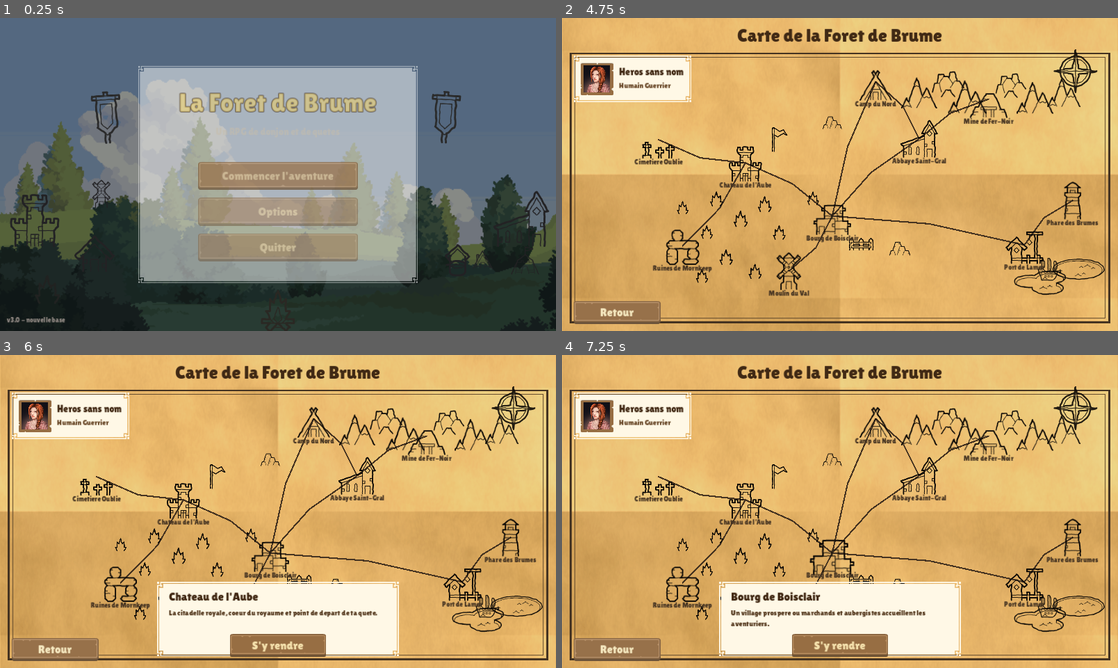
Above: before the commit, frames 1-4 (two rows, left to right).
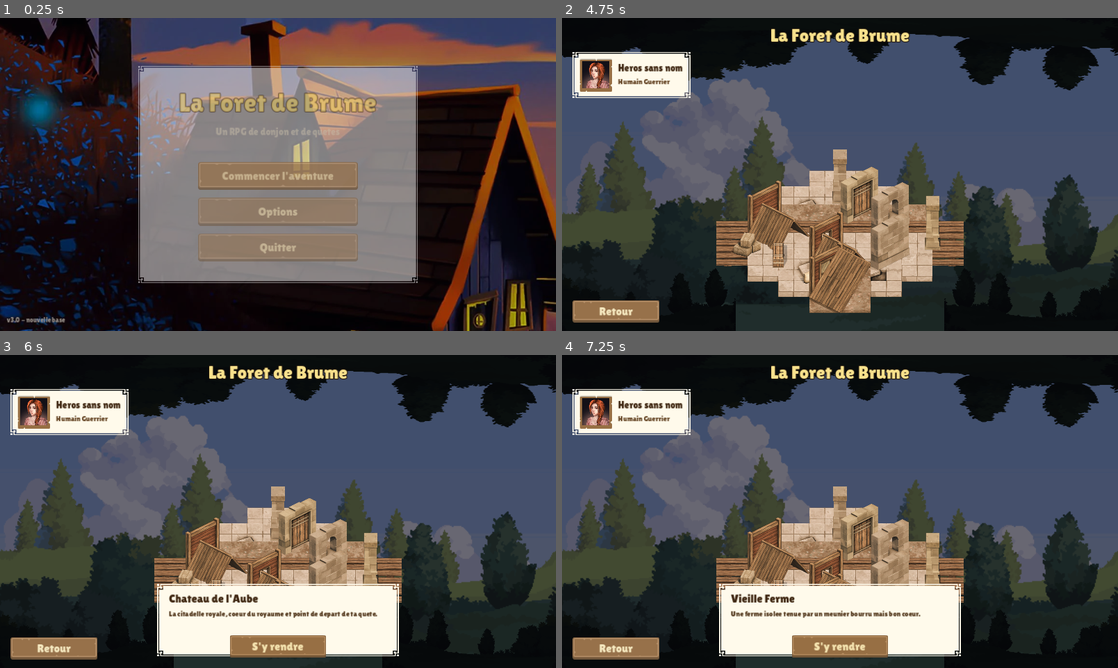
Above: after the commit, the same moments.

Repository: libertysand1982-png/Sand
Game: Godot game, scene res://scenes/MainMenu.tscn
Two runs of this game, one before a commit and one after it. Both use one fixed random seed, a clock stepped at 60 frames per second and the inputs below.
Inputs (mouse positions are in pixels of both pictures, inside the frame that each line leads up to):
- Up to frame 1 (0.25 s): no input
- Up to frame 2 (4.75 s): click "Commencer l'aventure" at 0.5 s; click (667, 215) at 1.27 s; type "Alex" at 1.35 s; click "Retour" at 2 s; click "Commencer l'aventure" at 2.75 s; click "Commencer l'aventure" at 3.5 s; click (595, 130) at 4.25 s
- Up to frame 3 (6 s): click (183, 498) at 5.02 s; click (311, 480) at 5.77 s
- Up to frame 4 (7.25 s): click (834, 552) at 6.52 s

The runs differ from the first frame. In frame 1, 83% of the frame differs, in the area x 0-100%, y 0-100%; in frame 2, 97%; in frame 3, 89%; in frame 4, 89%.

Commit message:
Carte isometrique medievale + image Fp1orq en fond du menu
Menu
- Fond d'accueil remplace par l'image Fp1orq (cabane en foret au crepuscule)
- Decor village masque pour ne pas surcharger l'image peinte ; vignette adoucie

Carte du monde (refonte complete, style RTS isometrique)
- Abandonne le style encre/parchemin au profit d'un diorama isometrique Kenney
- Sol pave en losange (stone/dirt/planks) + batiments empiles (chateau, tour,
  maisons, echoppe, ferme, entrepot) tries par profondeur
- Fond foret craftpix avec canopee d'arbres qui surplombe (couches nature_4)
  et arbres lateraux, ambiance crepusculaire
- 6 lieux cliquables : surelevation + son au survol, panneau d'info au clic
- Parametres isometriques (echelle, losange, origine) ajustables en tete de script

Co-Authored-By: Claude Opus 4.8 <noreply@anthropic.com>
Claude-Session: https://claude.ai/code/session_01TLGVXnnqbKy8wnyLpkQH7c

Diff:
--- a/foret_de_brume/scenes/MainMenu.tscn
+++ b/foret_de_brume/scenes/MainMenu.tscn
@@ -1,7 +1,7 @@
 [gd_scene load_steps=16 format=3 uid="uid://foretmenu01"]
 
 [ext_resource type="Script" path="res://scripts/MainMenu.gd" id="1_menu"]
-[ext_resource type="Texture2D" path="res://assets/bg/nature_forest.png" id="2_bricks"]
+[ext_resource type="Texture2D" path="res://assets/bg/accueil.webp" id="2_bricks"]
 [ext_resource type="Texture2D" path="res://assets/ui/panel.png" id="3_panel"]
 [ext_resource type="FontFile" path="res://assets/fonts/lilita_one_regular.ttf" id="4_font"]
 [ext_resource type="Texture2D" path="res://assets/decor/castle.png" id="5_castle"]
@@ -29,16 +29,17 @@
 anchor_bottom = 1.0
 texture = ExtResource("2_bricks")
 stretch_mode = 0
-modulate = Color(0.82, 0.82, 0.9, 1)
+modulate = Color(1, 1, 1, 1)
 
 [node name="Vignette" type="ColorRect" parent="."]
 layout_mode = 1
 anchors_preset = 15
 anchor_right = 1.0
 anchor_bottom = 1.0
-color = Color(0.04, 0.03, 0.08, 0.32)
+color = Color(0.03, 0.02, 0.06, 0.22)
 
 [node name="Decor" type="Control" parent="."]
+visible = false
 layout_mode = 1
 anchors_preset = 15
 anchor_right = 1.0
--- a/foret_de_brume/scenes/WorldMap.tscn
+++ b/foret_de_brume/scenes/WorldMap.tscn
@@ -1,10 +1,10 @@
 [gd_scene load_steps=7 format=3 uid="uid://foretworldmap01"]
 
 [ext_resource type="Script" path="res://scripts/WorldMap.gd" id="1_map"]
-[ext_resource type="Texture2D" path="res://assets/bg/parchmentBasic.png" id="2_parch"]
-[ext_resource type="Texture2D" path="res://assets/ui/panel.png" id="3_panel"]
-[ext_resource type="Texture2D" path="res://assets/ui/panelInset_brown.png" id="4_inset"]
-[ext_resource type="Texture2D" path="res://assets/map/compass.png" id="5_compass"]
+[ext_resource type="Texture2D" path="res://assets/bg/nature_forest.png" id="2_forest"]
+[ext_resource type="Texture2D" path="res://assets/bg/trees_front.png" id="3_trees"]
+[ext_resource type="Texture2D" path="res://assets/ui/panel.png" id="4_panel"]
+[ext_resource type="Texture2D" path="res://assets/ui/panelInset_brown.png" id="5_inset"]
 [ext_resource type="FontFile" path="res://assets/fonts/lilita_one_regular.ttf" id="6_font"]
 
 [node name="WorldMap" type="Control"]
@@ -19,54 +19,84 @@
 anchors_preset = 15
 anchor_right = 1.0
 anchor_bottom = 1.0
-texture = ExtResource("2_parch")
+texture = ExtResource("2_forest")
 stretch_mode = 0
-modulate = Color(0.93, 0.85, 0.66, 1)
+modulate = Color(0.6, 0.58, 0.72, 1)
 
-[node name="Calligraphie" type="Node2D" parent="."]
+[node name="CanopeeHaut" type="TextureRect" parent="."]
+layout_mode = 1
+anchor_right = 1.0
+offset_bottom = 300.0
+texture = ExtResource("3_trees")
+expand_mode = 1
+stretch_mode = 0
+flip_v = true
+modulate = Color(0.13, 0.16, 0.14, 1)
 
-[node name="Decor" type="Control" parent="."]
+[node name="TreesGauche" type="TextureRect" parent="."]
+layout_mode = 1
+anchor_top = 1.0
+anchor_bottom = 1.0
+offset_left = -120.0
+offset_top = -260.0
+offset_right = 360.0
+texture = ExtResource("3_trees")
+expand_mode = 1
+stretch_mode = 0
+modulate = Color(0.1, 0.13, 0.11, 1)
+
+[node name="TreesDroite" type="TextureRect" parent="."]
+layout_mode = 1
+anchor_left = 1.0
+anchor_top = 1.0
+anchor_right = 1.0
+anchor_bottom = 1.0
+offset_left = -360.0
+offset_top = -260.0
+offset_right = 120.0
+texture = ExtResource("3_trees")
+expand_mode = 1
+stretch_mode = 0
+flip_h = true
+modulate = Color(0.1, 0.13, 0.11, 1)
+
+[node name="Voile" type="ColorRect" parent="."]
+layout_mode = 1
+anchors_preset = 15
+anchor_right = 1.0
+anchor_bottom = 1.0
+mouse_filter = 2
+color = Color(0.04, 0.03, 0.09, 0.28)
+
+[node name="IsoMonde" type="Node2D" parent="."]
+
+[node name="Hotspots" type="Control" parent="."]
 layout_mode = 1
 anchors_preset = 15
 anchor_right = 1.0
 anchor_bottom = 1.0
 mouse_filter = 2
 
-[node name="Lieux" type="Control" parent="."]
-layout_mode = 1
-anchors_preset = 15
-anchor_right = 1.0
-anchor_bottom = 1.0
-mouse_filter = 2
-
-[node name="Boussole" type="TextureRect" parent="."]
-modulate = Color(0.27, 0.2, 0.13, 0.9)
-offset_left = 1014.0
-offset_top = 60.0
-offset_right = 1114.0
-offset_bottom = 160.0
-texture = ExtResource("5_compass")
-expand_mode = 1
-stretch_mode = 5
-
 [node name="Titre" type="Label" parent="."]
 layout_mode = 1
 anchor_right = 1.0
 offset_top = 14.0
-offset_bottom = 64.0
-theme_override_colors/font_color = Color(0.25, 0.16, 0.08, 1)
+offset_bottom = 62.0
+theme_override_colors/font_color = Color(0.97, 0.88, 0.55, 1)
+theme_override_colors/font_outline_color = Color(0.1, 0.06, 0.03, 1)
+theme_override_constants/outline_size = 6
 theme_override_fonts/font = ExtResource("6_font")
 theme_override_font_sizes/font_size = 38
-text = "Carte de la Foret de Brume"
+text = "La Foret de Brume"
 horizontal_alignment = 1
 
 [node name="PanneauHeros" type="NinePatchRect" parent="."]
-modulate = Color(1, 0.97, 0.9, 1)
-offset_left = 24.0
-offset_top = 78.0
-offset_right = 268.0
-offset_bottom = 174.0
-texture = ExtResource("3_panel")
+modulate = Color(1, 0.98, 0.92, 1)
+offset_left = 22.0
+offset_top = 70.0
+offset_right = 266.0
+offset_bottom = 166.0
+texture = ExtResource("4_panel")
 patch_margin_left = 16
 patch_margin_top = 16
 patch_margin_right = 16
@@ -116,12 +146,12 @@
 
 [node name="PanneauInfo" type="NinePatchRect" parent="."]
 visible = false
-modulate = Color(1, 0.97, 0.9, 1)
+modulate = Color(1, 0.98, 0.92, 1)
 offset_left = 326.0
-offset_top = 470.0
+offset_top = 474.0
 offset_right = 826.0
 offset_bottom = 624.0
-texture = ExtResource("3_panel")
+texture = ExtResource("4_panel")
 patch_margin_left = 16
 patch_margin_top = 16
 patch_margin_right = 16
@@ -139,9 +169,9 @@
 
 [node name="Desc" type="Label" parent="PanneauInfo"]
 offset_left = 24.0
-offset_top = 54.0
+offset_top = 52.0
 offset_right = 476.0
-offset_bottom = 110.0
+offset_bottom = 108.0
 theme_override_colors/font_color = Color(0.32, 0.22, 0.12, 1)
 theme_override_font_sizes/font_size = 15
 text = "Description"
@@ -150,15 +180,15 @@
 [node name="BtnVoyager" type="Button" parent="PanneauInfo"]
 custom_minimum_size = Vector2(200, 40)
 offset_left = 150.0
-offset_top = 108.0
+offset_top = 106.0
 offset_right = 350.0
-offset_bottom = 148.0
+offset_bottom = 146.0
 text = "S'y rendre"
 
 [node name="BtnRetour" type="Button" parent="."]
 custom_minimum_size = Vector2(180, 46)
-offset_left = 24.0
-offset_top = 586.0
-offset_right = 204.0
-offset_bottom = 632.0
+offset_left = 22.0
+offset_top = 584.0
+offset_right = 202.0
+offset_bottom = 630.0
 text = "Retour"
--- a/foret_de_brume/scripts/WorldMap.gd
+++ b/foret_de_brume/scripts/WorldMap.gd
@@ -1,86 +1,59 @@
 extends Control
-## Carte du monde "La Foret de Brume" facon carte au tresor a l'encre.
-## Genere les lieux interactifs, les routes, le decor et la bordure.
+## Carte du monde "La Foret de Brume" en diorama isometrique medieval.
+## Sol pave en losange + batiments Kenney empiles, dans une clairiere de foret.
 
-const ENCRE := Color(0.27, 0.2, 0.13)
-const ENCRE_PALE := Color(0.4, 0.3, 0.18)
+# --- Parametres isometriques (ajustables) ---
+const SCALE := 0.5
+const ISO_W := 64.0           # demi-largeur du losange
+const ISO_H := 32.0           # demi-hauteur du losange
+const ORIGINE := Vector2(576, 250)
+const ANCRE_Y := 40.0         # decalage vertical global
 
-# Lieux interactifs : nom, icone, position (centre), description.
+const TEINTE_SOL := Color(0.94, 0.92, 0.96)
+const TEINTE_PIERRE := Color(0.96, 0.95, 1.0)
+
+# Lieux interactifs : nom, cellule, recette (bas -> haut), description.
 const LIEUX := [
-	{"nom": "Chateau de l'Aube", "icone": "castle", "pos": Vector2(380, 300),
+	{"nom": "Chateau de l'Aube", "cell": Vector2(1, 0), "recette": ["stoneWallGateClosed_E"],
 		"desc": "La citadelle royale, coeur du royaume et point de depart de ta quete."},
-	{"nom": "Bourg de Boisclair", "icone": "houses", "pos": Vector2(560, 410),
+	{"nom": "Tour de Guet", "cell": Vector2(3, 0), "recette": ["stoneColumn_E"],
+		"desc": "Une haute tour de pierre d'ou les sentinelles scrutent l'horizon brumeux."},
+	{"nom": "Bourg de Boisclair", "cell": Vector2(0, 2), "recette": ["woodWall_E", "roofSingle_E"],
 		"desc": "Un village prospere ou marchands et aubergistes accueillent les aventuriers."},
-	{"nom": "Abbaye Saint-Gral", "icone": "church", "pos": Vector2(740, 250),
-		"desc": "Un monastere ancien dont les moines veillent sur d'antiques reliques."},
-	{"nom": "Mine de Fer-Noir", "icone": "mine", "pos": Vector2(884, 168),
-		"desc": "Des galeries profondes creusees dans la montagne. On y murmure des dangers."},
-	{"nom": "Ruines de Mornkeep", "icone": "runis", "pos": Vector2(250, 472),
-		"desc": "Les vestiges hantes d'une forteresse oubliee. Un donjon pour les plus braves."},
-	{"nom": "Port de Lamer", "icone": "dock", "pos": Vector2(958, 470),
-		"desc": "Un port anime d'ou partent les navires vers des terres lointaines."},
-	{"nom": "Phare des Brumes", "icone": "lighthouse", "pos": Vector2(1058, 378),
-		"desc": "Sa lumiere perce le brouillard et guide les marins egares."},
-	{"nom": "Cimetiere Oublie", "icone": "graveyard", "pos": Vector2(200, 252),
-		"desc": "Un champ de pierres tombales ou les morts ne reposent pas toujours en paix."},
-	{"nom": "Moulin du Val", "icone": "mill", "pos": Vector2(470, 524),
-		"desc": "Un vieux moulin a vent au bord de la riviere, refuge d'un meunier bourru."},
-	{"nom": "Camp du Nord", "icone": "houseViking", "pos": Vector2(650, 132),
-		"desc": "Un campement de farouches guerriers du nord, allies incertains."},
+	{"nom": "Echoppe du Marchand", "cell": Vector2(2, 2), "recette": ["woodWallWindow_E", "roofSingle_E"],
+		"desc": "On y troque armes, potions et babioles venues des quatre coins du monde."},
+	{"nom": "Vieille Ferme", "cell": Vector2(3, 3), "recette": ["woodWallDoorClosed_E", "roof_E"],
+		"desc": "Une ferme isolee tenue par un meunier bourru mais bon coeur."},
+	{"nom": "Entrepot du Val", "cell": Vector2(1, 3), "recette": ["chestClosed_E"],
+		"desc": "Un depot rempli de vivres et de coffres... dont certains bien gardes."},
 ]
 
-# Routes reliant les lieux (par index).
-const ROUTES := [
-	[0, 1], [1, 2], [2, 3], [0, 4], [1, 8], [1, 5], [5, 6], [0, 7], [1, 9], [9, 2],
+# Decor isometrique non interactif : piece, cellule.
+const DECOR := [
+	{"piece": "stoneColumn_E", "cell": Vector2(0, 0)},
+	{"piece": "stoneWallWindow_E", "cell": Vector2(2, 0)},
+	{"piece": "stoneWall_E", "cell": Vector2(3, 1)},
+	{"piece": "hayBales_E", "cell": Vector2(0, 3)},
+	{"piece": "sack_E", "cell": Vector2(2, 3)},
 ]
 
-# Decor non interactif : icone, position, taille.
-const DECOR := [
-	# Chaine de montagnes au nord
-	{"i": "rocksMountain", "p": Vector2(740, 150), "t": 82},
-	{"i": "rocksTall", "p": Vector2(800, 135), "t": 74},
-	{"i": "rocksMountain", "p": Vector2(840, 158), "t": 88},
-	{"i": "rocksTall", "p": Vector2(930, 138), "t": 70},
-	{"i": "rocksMountain", "p": Vector2(980, 160), "t": 84},
-	{"i": "rocksMountain", "p": Vector2(1040, 150), "t": 76},
-	# La grande foret de Brume (centre-ouest)
-	{"i": "bush", "p": Vector2(320, 360), "t": 66},
-	{"i": "bush", "p": Vector2(370, 400), "t": 72},
-	{"i": "bush", "p": Vector2(300, 430), "t": 60},
-	{"i": "bush", "p": Vector2(420, 370), "t": 70},
-	{"i": "bush", "p": Vector2(450, 430), "t": 64},
-	{"i": "bush", "p": Vector2(340, 480), "t": 68},
-	{"i": "bush", "p": Vector2(290, 520), "t": 62},
-	{"i": "bush", "p": Vector2(400, 510), "t": 66},
-	{"i": "bush", "p": Vector2(520, 360), "t": 60},
-	{"i": "bush", "p": Vector2(250, 380), "t": 58},
-	# Lac et navire a l'est
-	{"i": "lake", "p": Vector2(990, 548), "t": 132},
-	{"i": "lakeRound", "p": Vector2(1070, 520), "t": 110},
-	{"i": "ship", "p": Vector2(1010, 520), "t": 52},
-	# Details
-	{"i": "flag", "p": Vector2(440, 250), "t": 60},
-	{"i": "fence", "p": Vector2(620, 452), "t": 64},
-	{"i": "rocks", "p": Vector2(700, 470), "t": 48},
-	{"i": "rocks", "p": Vector2(560, 210), "t": 44},
-]
-
-var _calligraphie: Node2D
 var _lieu_courant := -1
+var _sprites_lieu := {}
 
 
 func _ready() -> void:
-	_calligraphie = $Calligraphie
-
 	_remplir_panneau_heros()
-	_dessiner_bordure_et_routes()
-	_construire_decor()
-	_construire_lieux()
+	_construire_sol()
+	_construire_batiments()
 
 	$BtnRetour.pressed.connect(_on_retour)
 	$BtnRetour.mouse_entered.connect(Audio.play_hover)
 	$PanneauInfo/BtnVoyager.pressed.connect(_on_voyager)
 	$PanneauInfo/BtnVoyager.mouse_entered.connect(Audio.play_hover)
+
+
+func iso(cell: Vector2) -> Vector2:
+	return ORIGINE + Vector2((cell.x - cell.y) * ISO_W, (cell.x + cell.y) * ISO_H + ANCRE_Y)
 
 
 # --- Panneau du heros ------------------------------------------------------
@@ -92,114 +65,86 @@
 	$PanneauHeros/Classe.text = "%s %s" % [CharacterData.race_nom, CharacterData.classe_nom]
 
 
-# --- Bordure + routes (Line2D) ---------------------------------------------
+# --- Construction de la scene ----------------------------------------------
 
-func _dessiner_bordure_et_routes() -> void:
-	# Double bordure encrée.
-	_cadre(Vector2(18, 74), Vector2(1134, 630), 3.0, ENCRE)
-	_cadre(Vector2(26, 82), Vector2(1126, 622), 1.5, ENCRE_PALE)
-
-	# Routes ondulees entre les lieux.
-	for r in ROUTES:
-		var a: Vector2 = LIEUX[r[0]]["pos"]
-		var b: Vector2 = LIEUX[r[1]]["pos"]
-		_route(a, b)
+func _piece(nom: String, cell: Vector2, teinte: Color) -> Sprite2D:
+	var s := Sprite2D.new()
+	s.texture = load("res://assets/iso/%s.png" % nom)
+	s.scale = Vector2(SCALE, SCALE)
+	s.position = iso(cell)
+	s.modulate = teinte
+	s.set_meta("base_y", s.position.y)
+	$IsoMonde.add_child(s)
+	return s
 
 
-func _cadre(haut_gauche: Vector2, bas_droite: Vector2, largeur: float, couleur: Color) -> void:
-	var l := Line2D.new()
-	l.width = largeur
-	l.default_color = couleur
-	l.closed = true
-	l.points = PackedVector2Array([
-		haut_gauche,
-		Vector2(bas_droite.x, haut_gauche.y),
-		bas_droite,
-		Vector2(haut_gauche.x, bas_droite.y),
-	])
-	_calligraphie.add_child(l)
+func _construire_sol() -> void:
+	var tuiles := ["stone_E", "stoneTile_E", "dirt_E", "planks_E"]
+	var cells := []
+	for c in range(4):
+		for r in range(4):
+			cells.append(Vector2(c, r))
+	cells.sort_custom(func(a, b): return (a.x + a.y) < (b.x + b.y))
+	for cell in cells:
+		var nom: String = tuiles[(int(cell.x) + int(cell.y)) % tuiles.size()]
+		_piece(nom, cell, TEINTE_SOL)
 
 
-func _route(a: Vector2, b: Vector2) -> void:
-	var l := Line2D.new()
-	l.width = 3.0
-	l.default_color = ENCRE
-	l.begin_cap_mode = Line2D.LINE_CAP_ROUND
-	l.end_cap_mode = Line2D.LINE_CAP_ROUND
-	l.joint_mode = Line2D.LINE_JOINT_ROUND
-	# Trois points avec une legere ondulation perpendiculaire (effet trace a la main).
-	var milieu := (a + b) * 0.5
-	var perp := (b - a).orthogonal().normalized()
-	var ondu := 14.0 * (1.0 if int(a.x + b.y) % 2 == 0 else -1.0)
-	l.points = PackedVector2Array([a, milieu + perp * ondu, b])
-	_calligraphie.add_child(l)
+func _construire_batiments() -> void:
+	# Decor + batiments tries par profondeur (arriere -> avant).
+	var entrees := []
+	for d in DECOR:
+		entrees.append({"depth": d["cell"].x + d["cell"].y, "kind": "decor", "data": d})
+	for i in LIEUX.size():
+		var l: Dictionary = LIEUX[i]
+		entrees.append({"depth": l["cell"].x + l["cell"].y, "kind": "lieu", "idx": i, "data": l})
+	entrees.sort_custom(func(a, b): return a["depth"] < b["depth"])
+
+	for e in entrees:
+		if e["kind"] == "decor":
+			_piece(e["data"]["piece"], e["data"]["cell"], TEINTE_PIERRE)
+		else:
+			var l: Dictionary = e["data"]
+			var sprites := []
+			for p in l["recette"]:
+				sprites.append(_piece(p, l["cell"], Color(1, 1, 1)))
+			_sprites_lieu[e["idx"]] = sprites
+			_creer_hotspot(e["idx"], l["cell"])
 
 
-# --- Decor -----------------------------------------------------------------
-
-func _construire_decor() -> void:
-	for d in DECOR:
-		var t := TextureRect.new()
-		t.texture = load("res://assets/map/%s.png" % d["i"])
-		t.expand_mode = TextureRect.EXPAND_IGNORE_SIZE
-		t.stretch_mode = TextureRect.STRETCH_KEEP_ASPECT_CENTERED
-		var taille: float = d["t"]
-		t.size = Vector2(taille, taille)
-		t.position = d["p"] - Vector2(taille, taille) * 0.5
-		t.modulate = ENCRE
-		t.mouse_filter = Control.MOUSE_FILTER_IGNORE
-		$Decor.add_child(t)
+func _creer_hotspot(idx: int, cell: Vector2) -> void:
+	var p := iso(cell)
+	var b := Button.new()
+	b.flat = true
+	b.focus_mode = Control.FOCUS_NONE
+	b.custom_minimum_size = Vector2(120, 170)
+	b.size = Vector2(120, 170)
+	b.position = p + Vector2(-60, -150)
+	b.mouse_entered.connect(_survol.bind(idx, true))
+	b.mouse_exited.connect(_survol.bind(idx, false))
+	b.pressed.connect(_selectionner.bind(idx))
+	$Hotspots.add_child(b)
 
 
-# --- Lieux interactifs -----------------------------------------------------
+# --- Interactions ----------------------------------------------------------
 
-func _construire_lieux() -> void:
-	for i in LIEUX.size():
-		var lieu: Dictionary = LIEUX[i]
-		var taille := 86.0
-
-		var bouton := TextureButton.new()
-		bouton.texture_normal = load("res://assets/map/%s.png" % lieu["icone"])
-		bouton.ignore_texture_size = true
-		bouton.stretch_mode = TextureButton.STRETCH_KEEP_ASPECT_CENTERED
-		bouton.custom_minimum_size = Vector2(taille, taille)
-		bouton.size = Vector2(taille, taille)
-		bouton.position = lieu["pos"] - Vector2(taille, taille) * 0.5
-		bouton.modulate = ENCRE
-		bouton.pivot_offset = Vector2(taille, taille) * 0.5
-		bouton.mouse_entered.connect(_survol_lieu.bind(bouton, true))
-		bouton.mouse_exited.connect(_survol_lieu.bind(bouton, false))
-		bouton.pressed.connect(_selectionner_lieu.bind(i))
-		$Lieux.add_child(bouton)
-
-		var etiquette := Label.new()
-		etiquette.text = lieu["nom"]
-		etiquette.add_theme_font_size_override("font_size", 14)
-		etiquette.add_theme_color_override("font_color", ENCRE)
-		etiquette.horizontal_alignment = HORIZONTAL_ALIGNMENT_CENTER
-		etiquette.size = Vector2(200, 22)
-		etiquette.position = lieu["pos"] + Vector2(-100, taille * 0.5 - 6)
-		etiquette.mouse_filter = Control.MOUSE_FILTER_IGNORE
-		$Lieux.add_child(etiquette)
+func _survol(idx: int, entre: bool) -> void:
+	if entre:
+		Audio.play_hover()
+	var dy := -12.0 if entre else 0.0
+	for s in _sprites_lieu[idx]:
+		var base: float = s.get_meta("base_y")
+		var tw := create_tween()
+		tw.tween_property(s, "position:y", base + dy, 0.12).set_trans(Tween.TRANS_BACK)
 
 
-func _survol_lieu(bouton: TextureButton, entre: bool) -> void:
-	if entre:
-		Audio.play_hover()
-	var cible := Vector2(1.18, 1.18) if entre else Vector2.ONE
-	var tw := create_tween()
-	tw.tween_property(bouton, "scale", cible, 0.12).set_trans(Tween.TRANS_BACK)
-
-
-func _selectionner_lieu(index: int) -> void:
+func _selectionner(idx: int) -> void:
 	Audio.play_click()
-	_lieu_courant = index
-	$PanneauInfo/NomLieu.text = LIEUX[index]["nom"]
-	$PanneauInfo/Desc.text = LIEUX[index]["desc"]
+	_lieu_courant = idx
+	$PanneauInfo/NomLieu.text = LIEUX[idx]["nom"]
+	$PanneauInfo/Desc.text = LIEUX[idx]["desc"]
 	$PanneauInfo.visible = true
 
-
-# --- Actions ---------------------------------------------------------------
 
 func _on_voyager() -> void:
 	Audio.play_click()
Binary file added: foret_de_brume/assets/bg/accueil.webp
Binary file added: foret_de_brume/assets/bg/trees_front.png
Binary file added: foret_de_brume/assets/bg/trees_mid.png
Binary file added: foret_de_brume/assets/iso/chestClosed_E.png
Binary file added: foret_de_brume/assets/iso/dirt_E.png
Binary file added: foret_de_brume/assets/iso/hayBales_E.png
Binary file added: foret_de_brume/assets/iso/planks_E.png
Binary file added: foret_de_brume/assets/iso/roofSingle_E.png
Binary file added: foret_de_brume/assets/iso/roof_E.png
Binary file added: foret_de_brume/assets/iso/sack_E.png
Binary file added: foret_de_brume/assets/iso/stoneColumn_E.png
Binary file added: foret_de_brume/assets/iso/stoneTile_E.png
(and 8 more such lines)
